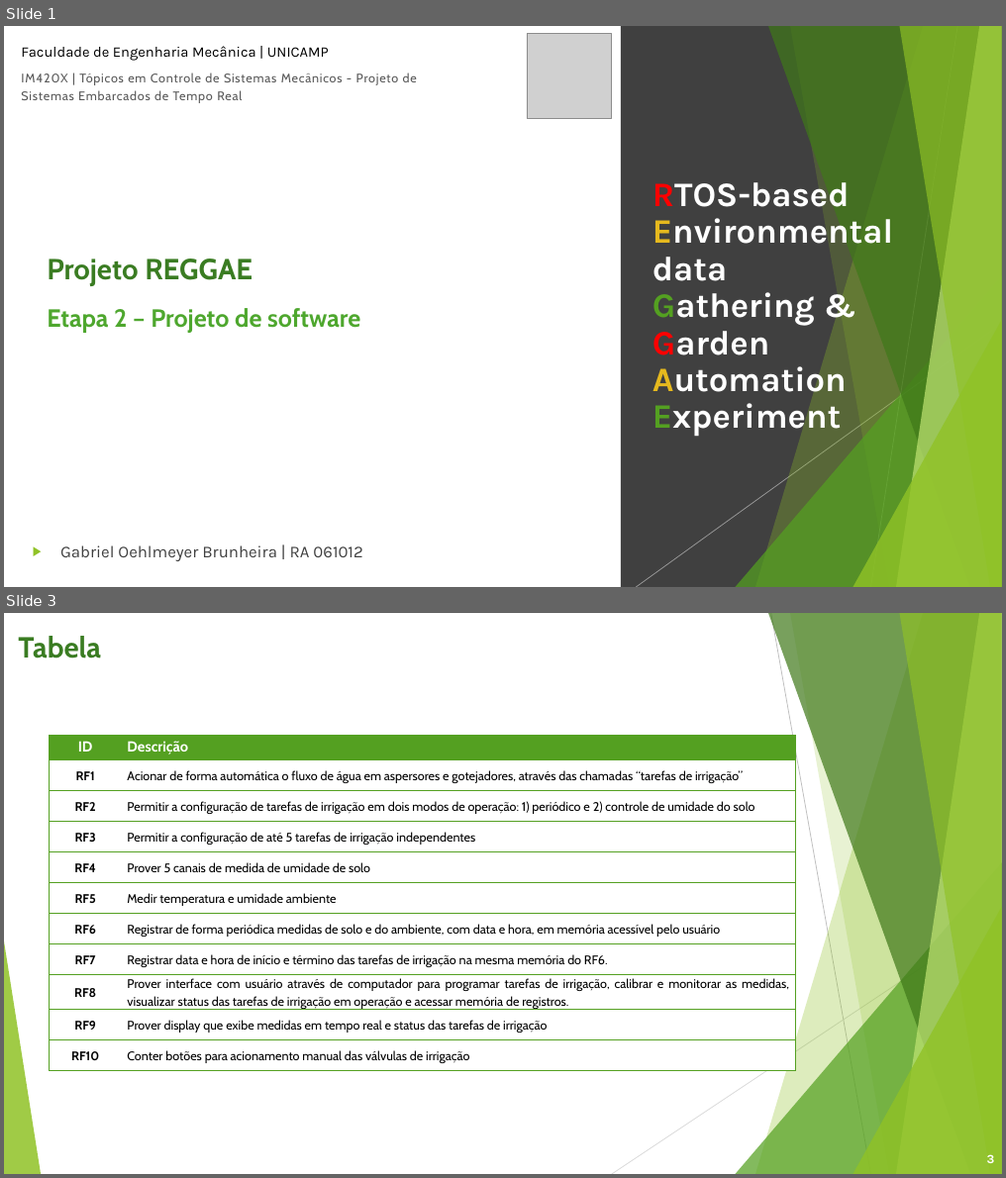
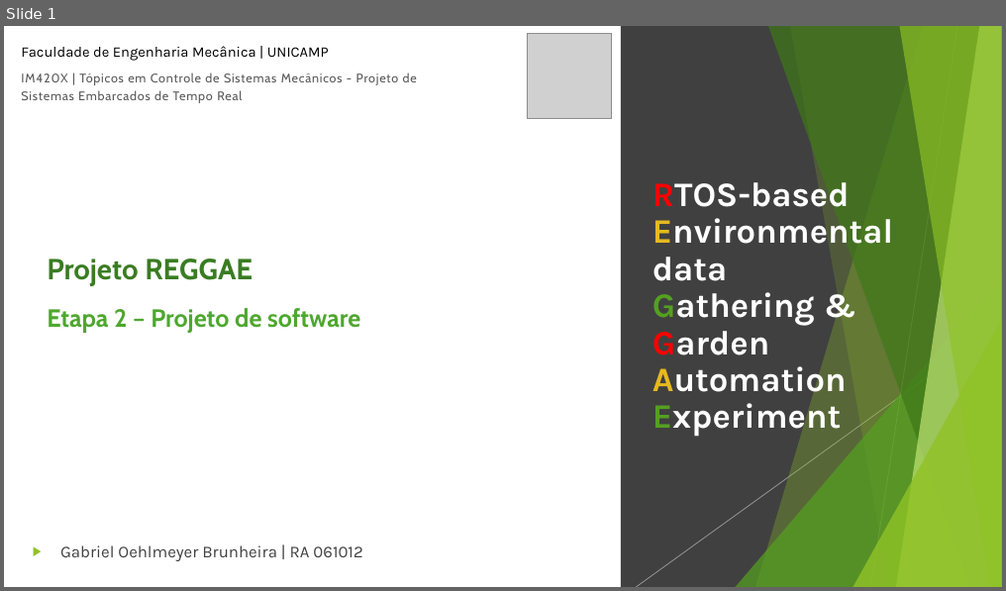
Before and after one commit to gabrielbrunheira/project-reggae, a slide deck: docs/IM420X - Projeto Reggae (Etapa 2).pptx. Shown one above the other, each under a label of ours: slides 1 and 3 before the commit, slide 1 after it; the slides between them are not shown. The pictures are 1006x1178 and 1006x591 pixels, drawn with LibreOffice and Linux fonts; fonts in the diff are those of the drawing; grey boxes stand for pictures. Boxes give left, top, right and bottom in pixels: in the first picture for what was removed or moved away, otherwise in the second. Text is boxed around its words. In the diff, an @@ line names an element or a change of style, - is before the commit and + after.

```diff
--- a/docs/IM420X - Projeto Reggae (Etapa 2).pptx
+++ b/docs/IM420X - Projeto Reggae (Etapa 2).pptx
@@ slide 3 removed at bbox=[4, 613, 1002, 1174], background #FFFFFF; not listed: 10 template elements that a slide beside it also shows @@
@@ text removed at bbox=[18, 636, 101, 659] @@
-Tabela
@@ table removed at bbox=[49, 736, 796, 1069], 11 rows, 2 columns @@
-ID | Descrição
-RF1 | Acionar de forma automática o fluxo de água em aspersores e gotejadores, através das chamadas “tarefas de irrigação”
-RF2 | Permitir a configuração de tarefas de irrigação em dois modos de operação: 1) periódico e 2) controle de umidade do solo
-RF3 | Permitir a configuração de até 5 tarefas de irrigação independentes
-RF4 | Prover 5 canais de medida de umidade de solo
-RF5 | Medir temperatura e umidade ambiente
-RF6 | Registrar de forma periódica medidas de solo e do ambiente, com data e hora, em memória acessível pelo usuário
-RF7 | Registrar data e hora de início e término das tarefas de irrigação na mesma memória do RF6.
-RF8 | Prover interface com usuário através de computador para programar tarefas de irrigação, calibrar e monitorar as medidas, visualizar status das tarefas de irrigação em operação e acessar memória de registros.
-RF9 | Prover display que exibe medidas em tempo real e status das tarefas de irrigação
-RF10 | Conter botões para acionamento manual das válvulas de irrigação
@@ page number removed at bbox=[987, 1155, 995, 1163] @@
-3
```
Also in this commit, not shown: 5 slides changed, 18 slides added, 13 other slides removed, 4 other files.
